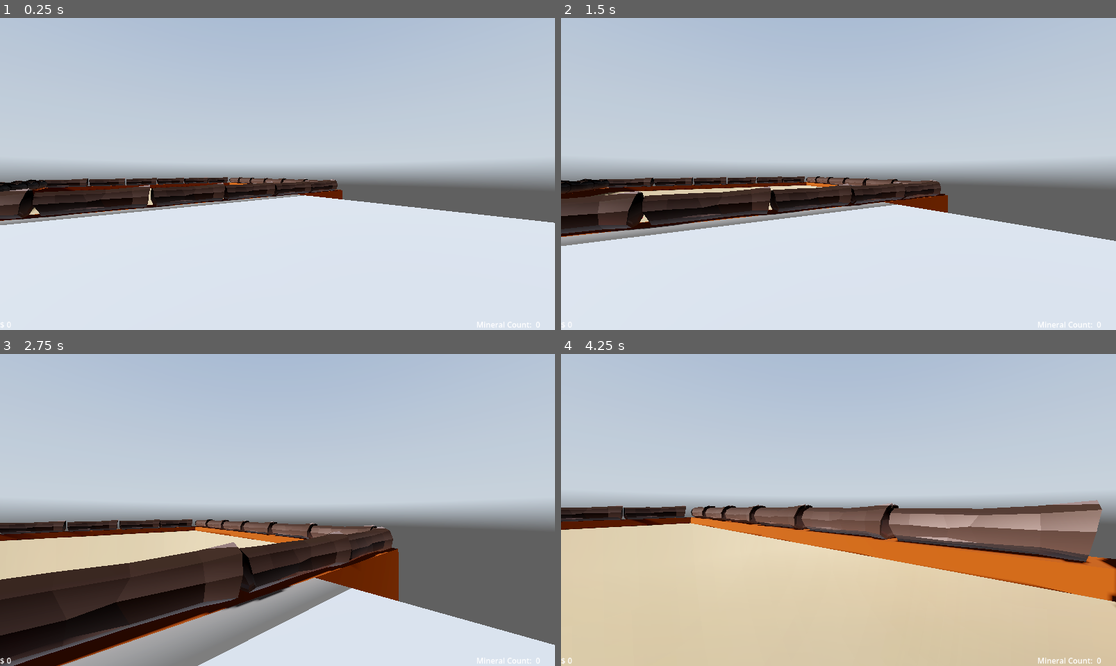
Above: before the commit, frames 1-4 (two rows, left to right).
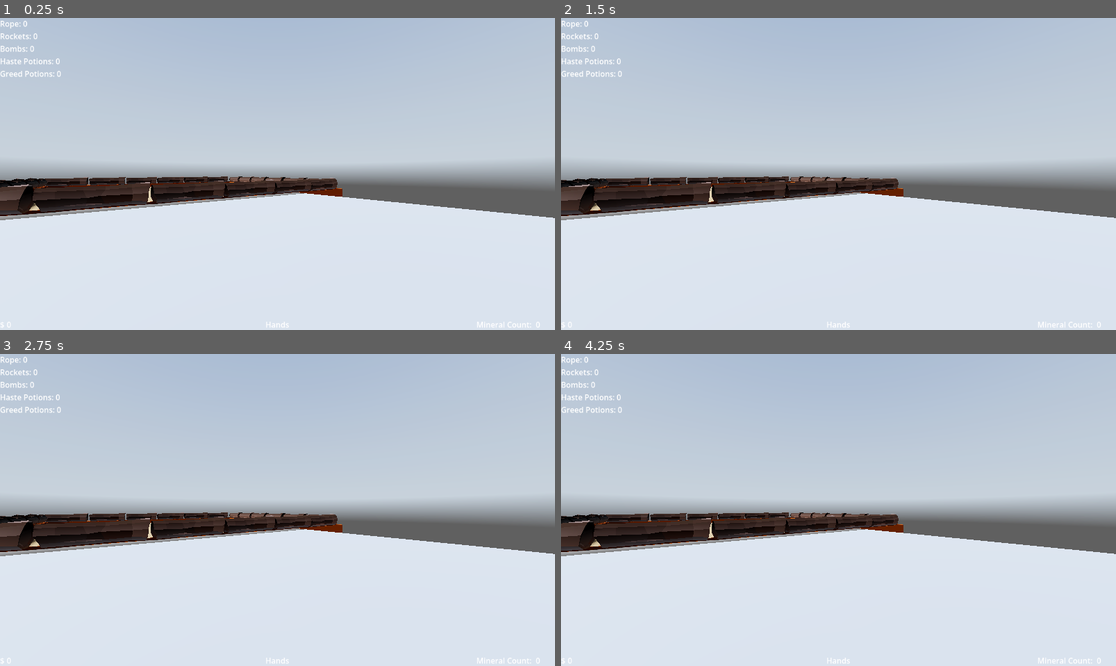
Above: after the commit, the same moments.

Repository: jasonkwan86/digging-vr-game
Game: Godot game, scene res://common/worlds/world_custom_terrain.tscn
The game is run twice, just before and just after one commit, with the same random seed, the same clock (stepped at 60 frames per second) and the same inputs. A sky picture missing from this copy of the repository is replaced by a grey-blue gradient.
Inputs (mouse positions are in pixels of both pictures, inside the frame that each line leads up to):
- Up to frame 1 (0.25 s): no input
- Up to frame 2 (1.5 s): tap Enter (ui_accept) at 0.5, 0.77, 1.07 s; move the mouse to (866, 174) at 0.52 s; press the mouse at (866, 174) at 0.53 s; hold W (move_forward) from 0.53 s (still down); tap E (interact) at 0.8, 1.35 s; move the mouse to (810, 174) at 1.27 s; release the mouse at (810, 174) at 1.28 s
- Up to frame 3 (2.75 s): keep holding W (move_forward); tap Enter (ui_accept) at 1.52, 1.55, 1.82, 2.1 s; move the mouse to (288, 503) at 2.02 s; press the mouse at (288, 503) at 2.03 s
- Up to frame 4 (4.25 s): keep holding W (move_forward); move the mouse to (832, 516) at 2.77 s; release the mouse at (832, 516) at 2.78 s; click (832, 516) at 2.85 s; tap Enter (ui_accept) at 3.02, 3.32, 3.77, 3.8, 4.07 s; tap E (interact) at 3.05, 3.6 s; move the mouse to (877, 513) at 3.52 s

The runs differ from the first frame. In frame 1, 4.2% of the frame differs, in the area x 0-100%, y 0-100%; in frame 2, 10%; in frame 3, 36%; in frame 4, 50%.
Error after the commit: Parse Error: Could not find type "ShopItem" in the current scope. (res://common/player/player.gd:94)

Commit message:
Added tools and UI elements for them

Diff:
--- a/common/player/player.gd
+++ b/common/player/player.gd
@@ -10,8 +10,11 @@
 
 @export_group("Voxel Interactions")
 @export var dig_reach: float = 3
-@export var dig_radius: int = 1
+@export var dig_radius: float = 1
 @export var dig_strength: float = 1
+@export var dig_speed: float = 1
+var dig_cooldown: float = 0
+@export var bag_size = 5
 @export var looking_at_ray: RayCast3D
 @export var looking_at_shapecast: ShapeCast3D
 @export var mining_particles: PackedScene
@@ -20,10 +23,13 @@
 @export var mineral_inventory: MineralInventory
 @export var money_and_upgrades: MoneyAndUpgrades
 
-const SPEED = 5.0
-const JUMP_VELOCITY = 4.5
+var speed = 5.0
+var jump_velocity = 4.5
 
 func _ready() -> void:
+	create_look_ray()
+
+func create_look_ray() -> void:
 	var dig_reach_position: Vector3 = dig_reach * Vector3.FORWARD
 	looking_at_ray.target_position = dig_reach_position
 	looking_at_shapecast.target_position = dig_reach_position
@@ -41,28 +47,33 @@
 
 	# Handle jump.
 	if Input.is_action_just_pressed("ui_accept") and is_on_floor():
-		velocity.y = JUMP_VELOCITY
+		velocity.y = jump_velocity
 
 	# Get the input direction and handle the movement/deceleration.
 	# As good practice, you should replace UI actions with custom gameplay actions.
 	var input_dir := Input.get_vector("move_left", "move_right", "move_forward", "move_backward")
 	var direction := (transform.basis * Vector3(input_dir.x, 0, input_dir.y)).normalized()
 	if direction:
-		velocity.x = direction.x * SPEED
-		velocity.z = direction.z * SPEED
+		velocity.x = direction.x * speed
+		velocity.z = direction.z * speed
 	else:
-		velocity.x = move_toward(velocity.x, 0, SPEED)
-		velocity.z = move_toward(velocity.z, 0, SPEED)
+		velocity.x = move_toward(velocity.x, 0, speed)
+		velocity.z = move_toward(velocity.z, 0, speed)
 
 	move_and_slide()
 
 	if Input.is_action_just_pressed("dig"):
-		var looking_at_object = looking_at_ray.get_collider()
-		if looking_at_object is ModifiableGround:
-			looking_at_object.remove_from(looking_at_ray.get_collision_point(), dig_radius, dig_strength)
-			var instantiated_mining_particles: Node3D = mining_particles.instantiate()
-			get_tree().root.add_child(instantiated_mining_particles)
-			instantiated_mining_particles.global_position = looking_at_ray.get_collision_point()
+		if money_and_upgrades.current_tool == 0:
+			dig(0.75)
+		elif money_and_upgrades.current_tool == 1:
+			dig(1)
+
+	if Input.is_action_pressed("dig") and money_and_upgrades.current_tool == 2 and dig_cooldown <= 0:
+		dig(1)
+		dig_cooldown = 1/dig_speed
+
+	if dig_cooldown > 0:
+		dig_cooldown -= delta
 
 	if Input.is_action_just_pressed("interact"):
 		# Could be buried item, sell/upgrade station or other
@@ -70,8 +81,25 @@
 		if looking_at_object != null and looking_at_object.has_method("interact"):
 			looking_at_object.interact(self)
 
+	if Input.is_action_just_pressed("cycle_tool_left"):
+		money_and_upgrades.next_tool(-1)
+
+	if Input.is_action_just_pressed("cycle_tool_right"):
+		money_and_upgrades.next_tool(1)
+
 func _process(_delta: float) -> void:
 	var looking_at_object = looking_at_ray.get_collider()
 	if looking_at_object is BuriedItem:
 		(looking_at_object as BuriedItem).mineral_being_looked_at()
-	interact_icon.visible = looking_at_object is BuriedItem
+	interact_icon.visible = (looking_at_object is BuriedItem or looking_at_object is SellStation or looking_at_object is ShopItem)
+
+func dig(size_mod: float) -> void:
+	var looking_at_object = looking_at_ray.get_collider()
+	if looking_at_object is ModifiableGround:
+		looking_at_object.remove_from(looking_at_ray.get_collision_point(), dig_radius*size_mod, dig_strength)
+		var instantiated_mining_particles: Node3D = mining_particles.instantiate()
+		get_tree().root.add_child(instantiated_mining_particles)
+		instantiated_mining_particles.global_position = looking_at_ray.get_collision_point()
+
+func shoot() -> void:
+	pass # create and launch the rocket
--- a/common/player/player.tscn
+++ b/common/player/player.tscn
@@ -16,7 +16,7 @@
 [sub_resource type="SphereShape3D" id="SphereShape3D_dsdjy"]
 radius = 1.0
 
-[node name="Player" type="CharacterBody3D" node_paths=PackedStringArray("camera", "interact_icon", "looking_at_ray", "looking_at_shapecast", "mineral_inventory", "money_and_upgrades")]
+[node name="Player" type="CharacterBody3D" unique_id=1673630820 node_paths=PackedStringArray("camera", "interact_icon", "looking_at_ray", "looking_at_shapecast", "mineral_inventory", "money_and_upgrades")]
 collision_mask = 3
 script = ExtResource("1_dsdjy")
 camera = NodePath("Camera3D")
@@ -27,26 +27,26 @@
 mineral_inventory = NodePath("MineralInventory")
 money_and_upgrades = NodePath("MoneyAndUpgrades")
 
-[node name="CollisionShape3D" type="CollisionShape3D" parent="."]
+[node name="CollisionShape3D" type="CollisionShape3D" parent="." unique_id=749104009]
 shape = SubResource("CapsuleShape3D_d4thd")
 
-[node name="MeshInstance3D" type="MeshInstance3D" parent="."]
+[node name="MeshInstance3D" type="MeshInstance3D" parent="." unique_id=1270694017]
 cast_shadow = 0
 mesh = SubResource("CapsuleMesh_dsdjy")
 
-[node name="Camera3D" type="Camera3D" parent="."]
+[node name="Camera3D" type="Camera3D" parent="." unique_id=1829805524]
 transform = Transform3D(1, 0, 0, 0, 1, 0, 0, 0, 1, 0, 0.45847714, 0)
 
-[node name="RayCast3D" type="RayCast3D" parent="Camera3D"]
+[node name="RayCast3D" type="RayCast3D" parent="Camera3D" unique_id=1698349799]
 target_position = Vector3(0, 0, -5)
 collision_mask = 6
 
-[node name="ShapeCast3D" type="ShapeCast3D" parent="Camera3D"]
+[node name="ShapeCast3D" type="ShapeCast3D" parent="Camera3D" unique_id=1163185636]
 shape = SubResource("SphereShape3D_dsdjy")
 target_position = Vector3(0, 0, -5)
 collision_mask = 4
 
-[node name="UI" type="Control" parent="."]
+[node name="UI" type="Control" parent="." unique_id=224900956]
 layout_mode = 3
 anchors_preset = 15
 anchor_right = 1.0
@@ -54,14 +54,14 @@
 grow_horizontal = 2
 grow_vertical = 2
 
-[node name="MineralCount" type="Control" parent="UI"]
+[node name="MineralCount" type="Control" parent="UI" unique_id=400477705]
 anchors_preset = 0
 offset_left = 556.0
 offset_top = 304.0
 offset_right = 596.0
 offset_bottom = 344.0
 
-[node name="MineralCountTitle" type="Label" parent="UI/MineralCount"]
+[node name="MineralCountTitle" type="Label" parent="UI/MineralCount" unique_id=1955719788]
 layout_mode = 1
 anchors_preset = 3
 anchor_left = 1.0
@@ -76,7 +76,7 @@
 grow_vertical = 0
 text = "Mineral Count:"
 
-[node name="MineralCount" type="Label" parent="UI/MineralCount"]
+[node name="MineralCount" type="Label" parent="UI/MineralCount" unique_id=81197056]
 layout_mode = 1
 anchors_preset = 3
 anchor_left = 1.0
@@ -91,7 +91,7 @@
 grow_vertical = 0
 text = "0"
 
-[node name="Money" type="Control" parent="UI"]
+[node name="Money" type="Control" parent="UI" unique_id=1280294273]
 layout_mode = 1
 anchors_preset = 2
 anchor_top = 1.0
@@ -100,7 +100,7 @@
 offset_right = 40.0
 grow_vertical = 0
 
-[node name="MoneyTitle" type="Label" parent="UI/Money"]
+[node name="MoneyTitle" type="Label" parent="UI/Money" unique_id=1641741640]
 layout_mode = 1
 anchors_preset = 2
 anchor_top = 1.0
@@ -110,7 +110,7 @@
 grow_vertical = 0
 text = "$"
 
-[node name="MoneyCount" type="Label" parent="UI/Money"]
+[node name="MoneyCount" type="Label" parent="UI/Money" unique_id=1353697144]
 layout_mode = 1
 anchors_preset = 2
 anchor_top = 1.0
@@ -121,7 +121,50 @@
 grow_vertical = 0
 text = "0"
 
-[node name="InteractIcon" type="TextureRect" parent="UI"]
+[node name="Tool" type="Control" parent="UI" unique_id=1201867882]
+layout_mode = 1
+anchors_preset = 7
+anchor_left = 0.5
+anchor_top = 1.0
+anchor_right = 0.5
+anchor_bottom = 1.0
+offset_left = -20.0
+offset_top = -40.0
+offset_right = 20.0
+grow_horizontal = 2
+grow_vertical = 0
+
+[node name="ToolName" type="Label" parent="UI/Tool" unique_id=732673177]
+layout_mode = 1
+anchors_preset = 7
+anchor_left = 0.5
+anchor_top = 1.0
+anchor_right = 0.5
+anchor_bottom = 1.0
+offset_left = -20.0
+offset_top = -23.0
+offset_right = 20.0
+grow_horizontal = 2
+grow_vertical = 0
+text = "Hands"
+
+[node name="ConsumableCount" type="Control" parent="UI" unique_id=2115965314]
+layout_mode = 1
+anchors_preset = 0
+offset_right = 40.0
+offset_bottom = 40.0
+
+[node name="ConsumableCount" type="Label" parent="UI/ConsumableCount" unique_id=822058321]
+layout_mode = 1
+offset_right = 127.0
+offset_bottom = 127.0
+text = "Rope: 0
+Rockets: 0
+Bombs: 0
+Haste Potions: 0
+Greed Potions: 0"
+
+[node name="InteractIcon" type="TextureRect" parent="UI" unique_id=910955173]
 visible = false
 layout_mode = 1
 anchors_preset = 8
@@ -138,16 +181,19 @@
 texture = ExtResource("2_i15vv")
 expand_mode = 1
 
-[node name="MineralInventory" type="Node" parent="." node_paths=PackedStringArray("mineral_ui")]
+[node name="MineralInventory" type="Node" parent="." unique_id=1201255063 node_paths=PackedStringArray("mineral_title", "mineral_ui")]
 script = ExtResource("3_f6svf")
 _mineral_count_in_inventory = Dictionary[ExtResource("5_6vwog"), int]({
 ExtResource("6_w3sq2"): 0,
 ExtResource("7_uslh8"): 0
 })
+mineral_title = NodePath("../UI/MineralCount/MineralCountTitle")
 mineral_ui = NodePath("../UI/MineralCount/MineralCount")
 metadata/_custom_type_script = "uid://csn0nbyl186f1"
 
-[node name="MoneyAndUpgrades" type="Node" parent="." node_paths=PackedStringArray("money_count_label")]
+[node name="MoneyAndUpgrades" type="Node" parent="." unique_id=817016602 node_paths=PackedStringArray("money_count_label", "tool_label", "consumable_count_label")]
 script = ExtResource("8_6vwog")
 money_count_label = NodePath("../UI/Money/MoneyCount")
+tool_label = NodePath("../UI/Tool/ToolName")
+consumable_count_label = NodePath("../UI/ConsumableCount/ConsumableCount")
 metadata/_custom_type_script = "uid://b0b2fbddqdt1e"
Not shown: 1 places in common/player/player.tscn that only renumber resources
